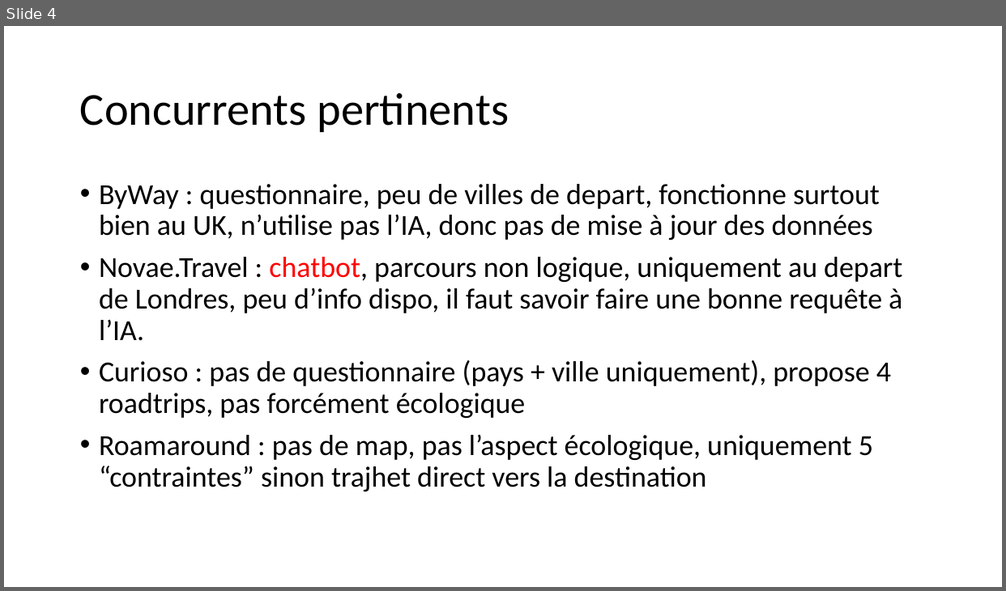
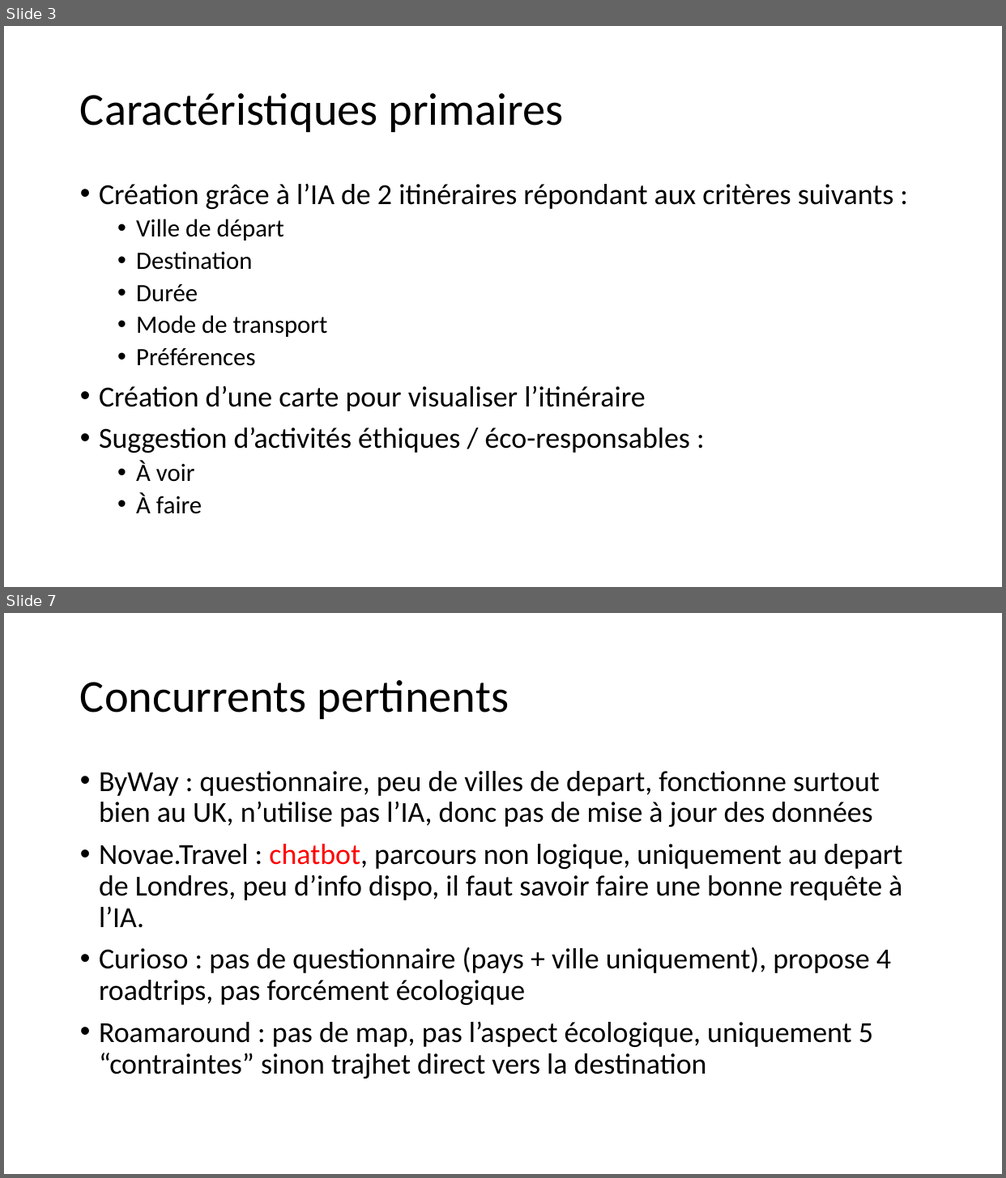
Before and after one commit to Quentin-Piot/eco-planner, a slide deck: Gestion de projet/Analyse Eco-Planner.pptx. Shown one above the other, each under a label of ours: slide 4 before the commit, slides 3 and 7 after it; the slides between them are not shown. The pictures are 1006x591 and 1006x1178 pixels, drawn with LibreOffice and Linux fonts; fonts in the diff are those of the drawing. Boxes give left, top, right and bottom in pixels: in the first picture for what was removed or moved away, otherwise in the second. Text is boxed around its words. In the diff, an @@ line names an element or a change of style, - is before the commit and + after.

```diff
--- a/Gestion de projet/Analyse Eco-Planner.pptx
+++ b/Gestion de projet/Analyse Eco-Planner.pptx
@@ slide 3 added at bbox=[4, 26, 1002, 587], background #FFFFFF @@
@@ title added at bbox=[80, 93, 564, 132], 44 pt, text #000000 @@
+Caractéristiques primaires
@@ text added at bbox=[99, 183, 894, 514], 28 pt, text #000000 @@
+• Création grâce à l’IA de 2 itinéraires répondant aux critères suivants :
+  • Ville de départ
+  • Destination
+  • Durée
+  • Mode de transport
+  • Préférences
+• Création d’une carte pour visualiser l’itinéraire
+• Suggestion d’activités éthiques / éco-responsables :
+  • À voir
+  • À faire
@@ what was slide 4 is now slide 7 @@
```
Also in this commit, not shown: 3 slides changed, 4 other slides added, 2 slides removed, 28 other files.
